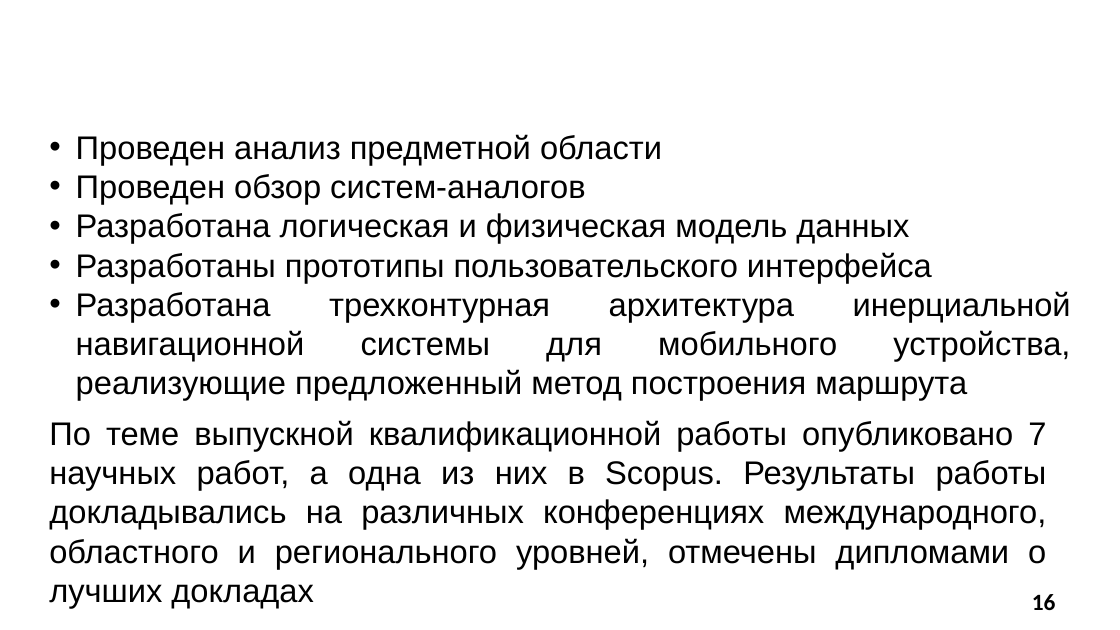
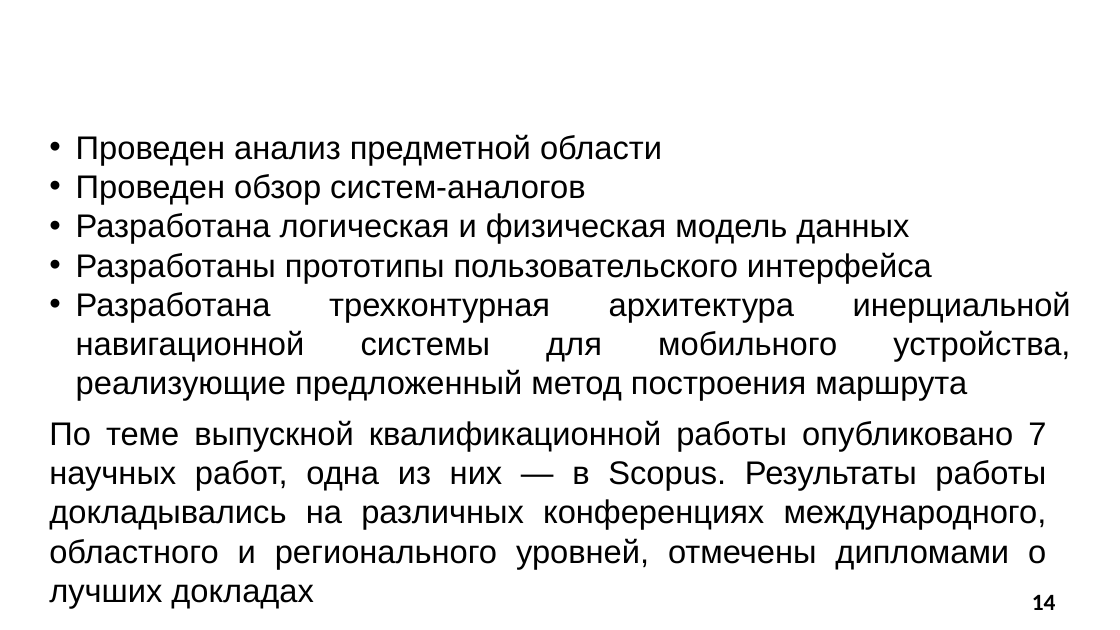
Before and after one commit to SonicRun/DiplomMaga, a slide deck: slide 14 of Mavlyutov_V_D_prezentatsia.pptx (slide 16 before the commit). Drawn at 1120x630 pixels with LibreOffice and Linux fonts; fonts in the diff are those of the drawing; background and template pictures are left out. Boxes give left, top, right and bottom in pixels: in the first picture for what was removed or moved away, otherwise in the second. Text is boxed around its words. In the diff, an @@ line names an element or a change of style, - is before the commit and + after.

```diff
--- a/Mavlyutov_V_D_prezentatsia.pptx
+++ b/Mavlyutov_V_D_prezentatsia.pptx
@@ text at (49,420,1047,608): text changed @@
-По теме выпускной квалификационной работы опубликовано 7 научных работ, а одна из них в Scopus. Результаты работы докладывались на различных конференциях международного, областного и регионального уровней, отмечены дипломами о лучших докладах
+По теме выпускной квалификационной работы опубликовано 7 научных работ, одна из них — в Scopus. Результаты работы докладывались на различных конференциях международного, областного и регионального уровней, отмечены дипломами о лучших докладах
@@ page number at (1032,595,1056,610): text changed @@
-16
+14
```
Also in this commit, not shown: 7 other slides changed, 2 slides removed, 2 other files.
